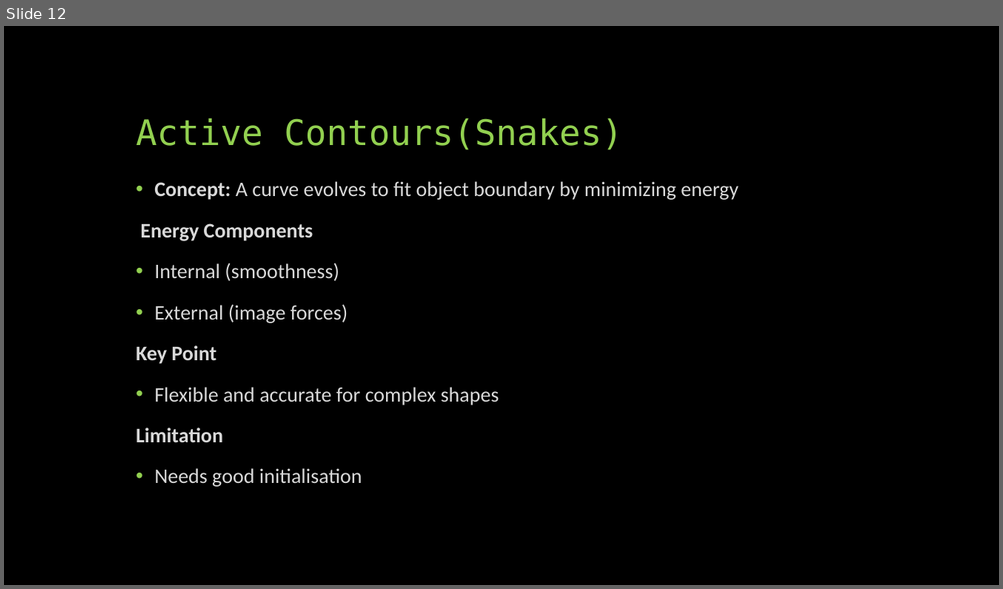
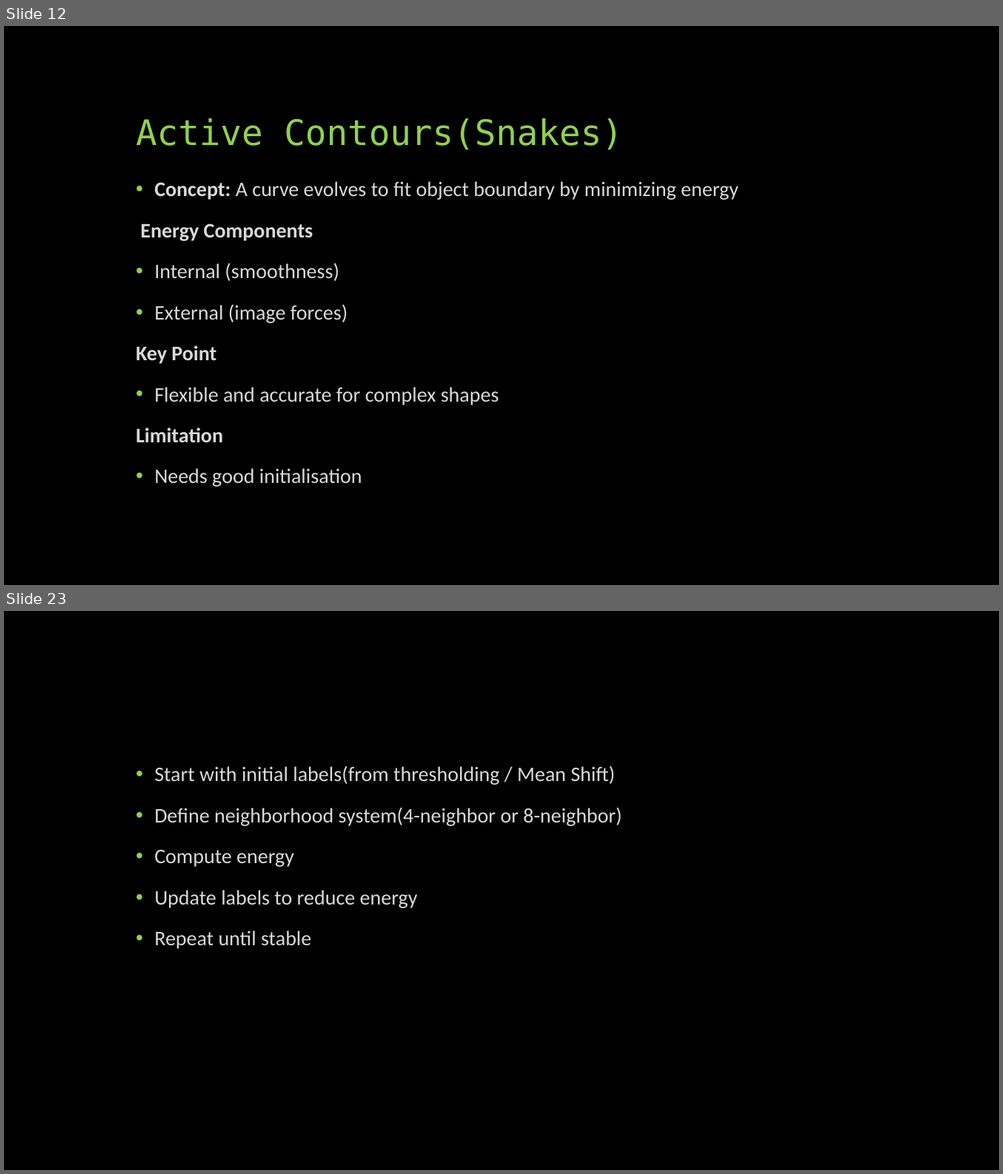
Before and after one commit to SreejithRajan-Lab/Computer-Vision, a slide deck: Presentations/Computer Vision – Module 4 .pptx. Shown one above the other, each under a label of ours: slide 12 before the commit, slides 12 and 23 after it; the slides between them are not shown. The pictures are 1003x589 and 1003x1174 pixels, drawn with LibreOffice and Linux fonts; fonts in the diff are those of the drawing. Boxes give left, top, right and bottom in pixels: in the first picture for what was removed or moved away, otherwise in the second. Text is boxed around its words. In the diff, an @@ line names an element or a change of style, - is before the commit and + after.

```diff
--- a/Presentations/Computer Vision – Module 4 .pptx
+++ b/Presentations/Computer Vision – Module 4 .pptx
@@ slide 23 added at [4, 611, 999, 1170], background #000000 @@
@@ text added at [154, 766, 622, 949], 20 pt, text #D9D9D9 @@
+• Start with initial labels(from thresholding / Mean Shift)
+• Define neighborhood system(4-neighbor or 8-neighbor)
+• Compute energy
+• Update labels to reduce energy
+• Repeat until stable
```
Also in this commit, not shown: 19 other slides added, 2 other files.
